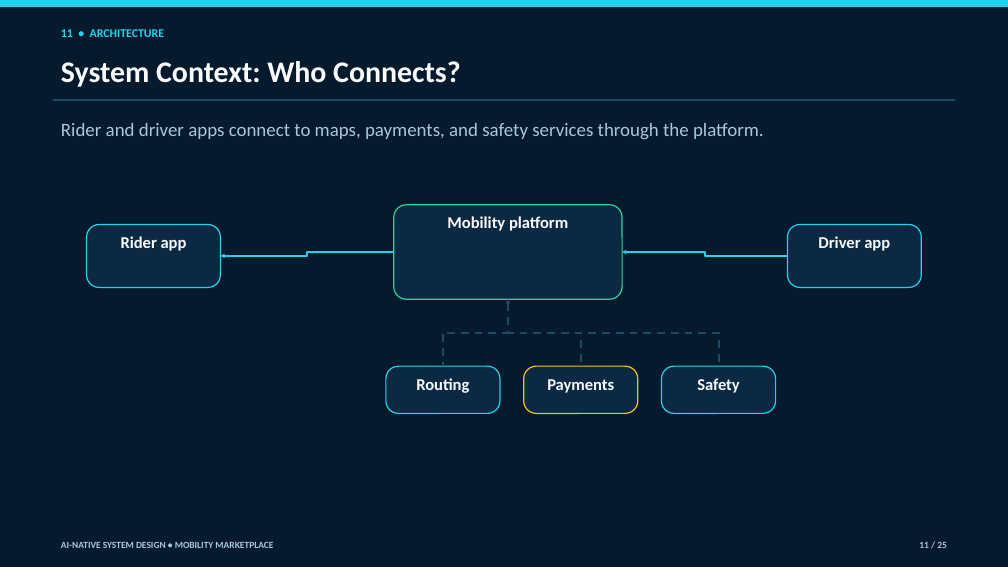
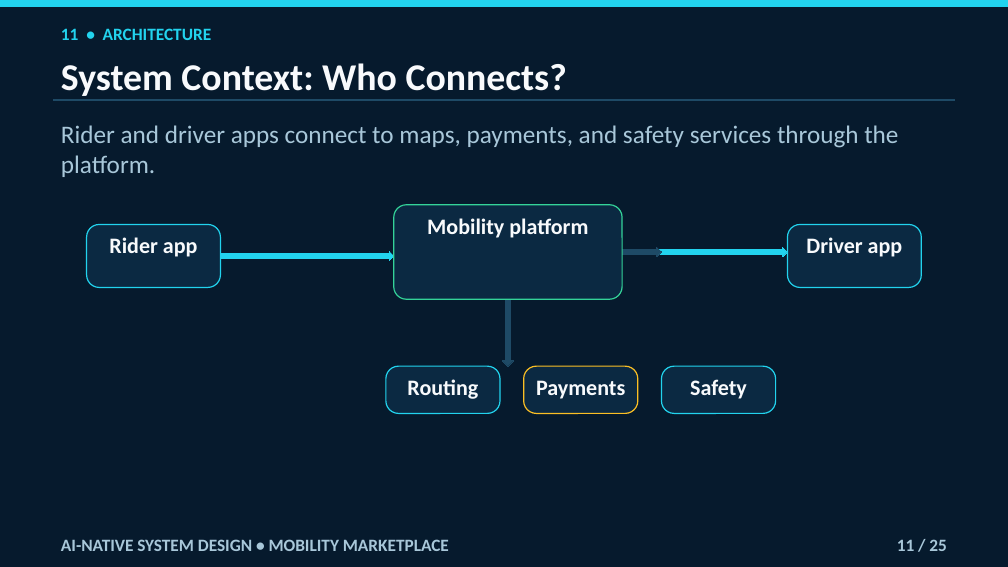
Before and after one commit to navaidya/learning, a slide deck: slide 11 of video/system-design/ai-native-mobility-marketplace/ai-native-mobility-marketplace.pptx. Drawn at 1008x567 pixels with LibreOffice and Linux fonts; fonts in the diff are those of the drawing. Boxes give left, top, right and bottom in pixels: in the first picture for what was removed or moved away, otherwise in the second. Text is boxed around its words. In the diff, an @@ line names an element or a change of style, - is before the commit and + after.

Commit message:
Fix mobility lesson deck review findings

```diff
--- a/video/system-design/ai-native-mobility-marketplace/ai-native-mobility-marketplace.pptx
+++ b/video/system-design/ai-native-mobility-marketplace/ai-native-mobility-marketplace.pptx
@@ text "11 • ARCHITECTURE" at [61,28,212,40]: size 11.2 to 16.5 pt @@
@@ text "System Context: Who Connects?" at [61,63,567,96]: size 28.5 to 36 pt @@
@@ text "Rider and driver apps connect ..." at [61,125,898,148]: size 18 to 24 pt @@
@@ elbow arrow removed from (394, 252) to (221, 256) @@
@@ right arrow added at [221,251,394,260], fill #22D3EE, outline #22D3EE 0 pt @@
@@ elbow arrow removed from (788, 256) to (622, 252) @@
@@ right arrow added at [622,247,788,256], fill #22D3EE, outline #22D3EE 0 pt @@
@@ right arrow added at [622,247,662,256], fill #1E4A66, outline #1E4A66 0 pt @@
@@ elbow arrow removed from (443, 366) to (508, 299) @@
@@ down arrow added at [503,299,514,367], fill #1E4A66, outline #1E4A66 0 pt @@
@@ elbow arrow removed from (581, 366) to (508, 299) @@
@@ elbow arrow removed from (719, 366) to (508, 299) @@
@@ size 15.8 to 21 pt in 6 elements at [87,225,221,287], [394,205,622,299], [788,225,922,287], [386,366,500,413], [524,366,638,413], [662,366,776,413] @@
@@ text "AI-NATIVE SYSTEM DESIGN • MOBILITY ..." at [61,539,449,551]: size 9 to 16.5 pt @@
@@ text "11 / 25": place and size @@
-text "11 / 25" at [919,542,947,548]
+text "11 / 25" at [897,539,947,551]
@@ text "11 / 25" at [897,539,947,551]: size 9 to 16.5 pt @@
```
Also in this commit, not shown: 24 other slides changed, 1 other file.
